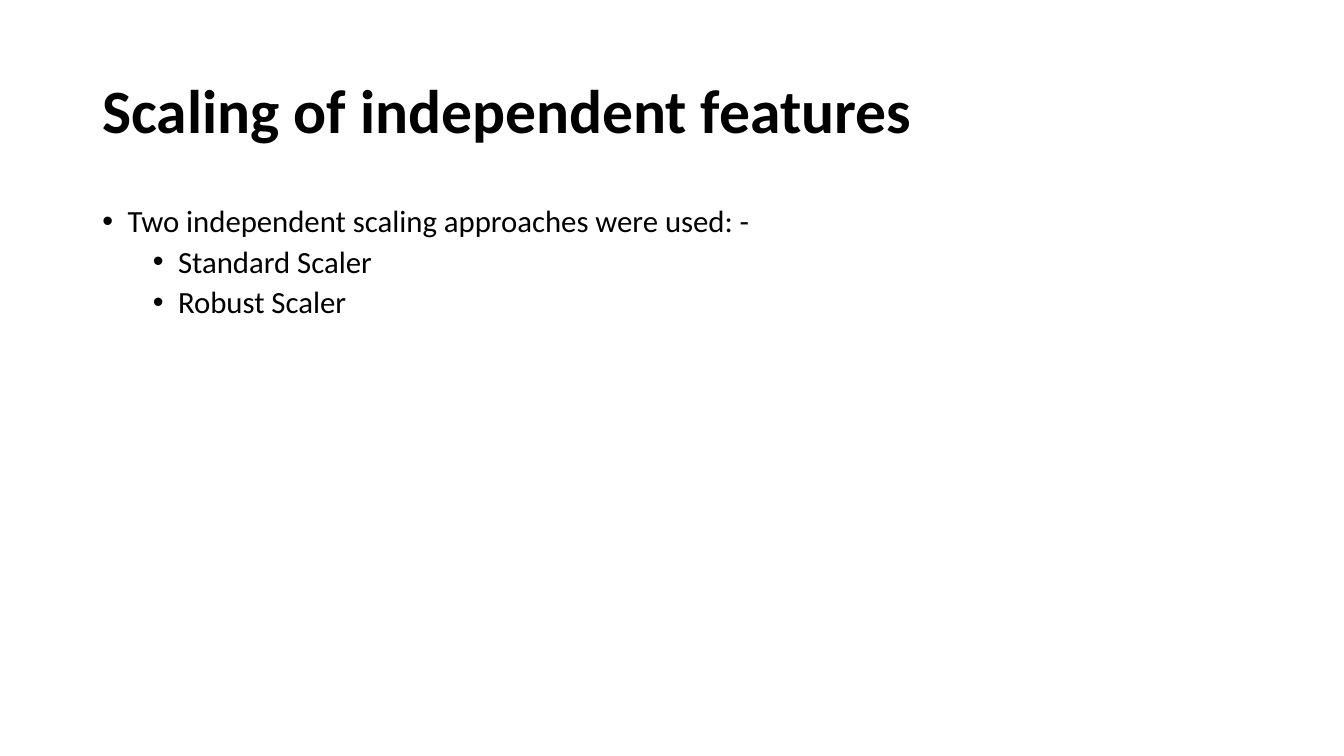
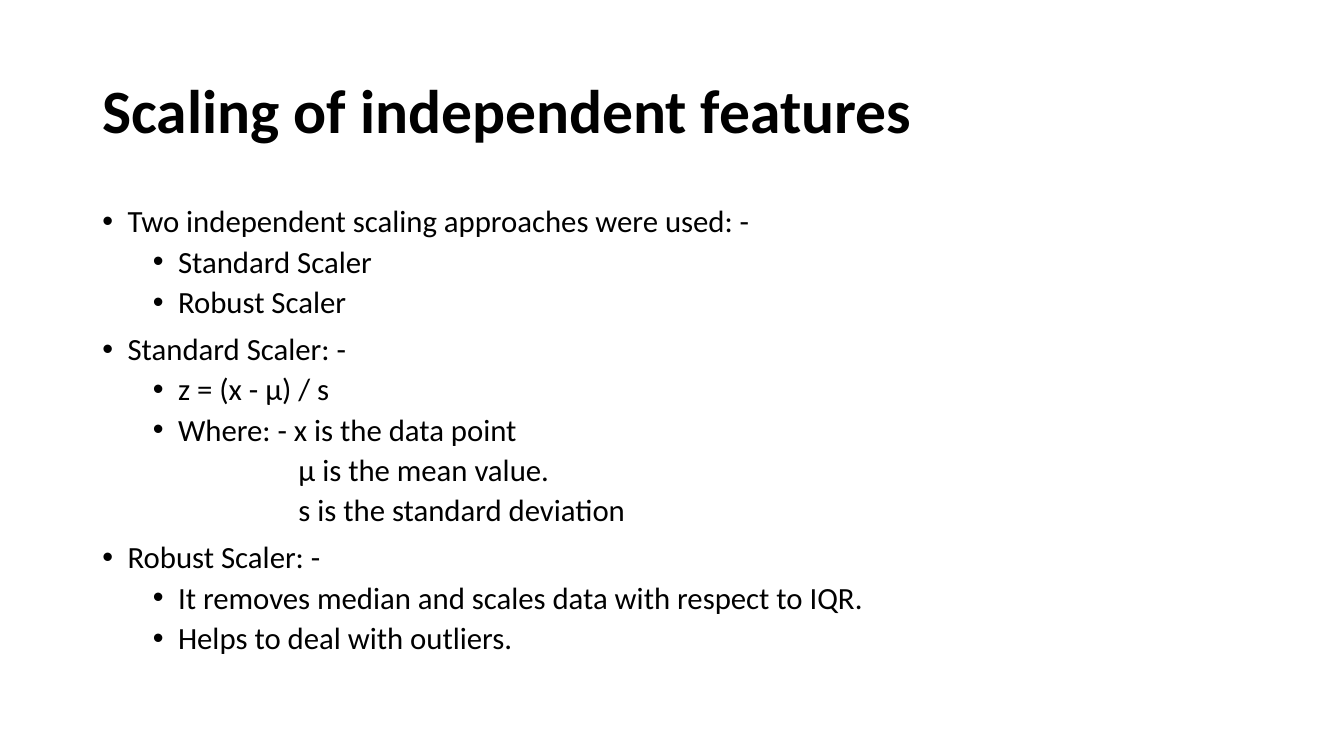
Before and after one commit to taruchit/BITS_dissertation, a slide deck: slide 23 of Documentation/Final_document/To Establish Baseline for Threat Detection.pptx. Drawn at 1344x756 pixels with LibreOffice and Linux fonts; fonts in the diff are those of the drawing. Boxes give left, top, right and bottom in pixels: in the first picture for what was removed or moved away, otherwise in the second. Text is boxed around its words. In the diff, an @@ line names an element or a change of style, - is before the commit and + after.

```diff
--- a/Documentation/Final_document/To Establish Baseline for Threat Detection.pptx
+++ b/Documentation/Final_document/To Establish Baseline for Threat Detection.pptx
@@ text at (128,338,863,654): paragraphs added @@
+• Standard Scaler: -
+  • z = (x - µ) / s
+  • Where: - x is the data point
+  µ is the mean value.
+  s is the standard deviation
+• Robust Scaler: -
+  • It removes median and scales data with respect to IQR.
+  • Helps to deal with outliers.
```
Also in this commit, not shown: 5 other slides changed, 45 slides added.
